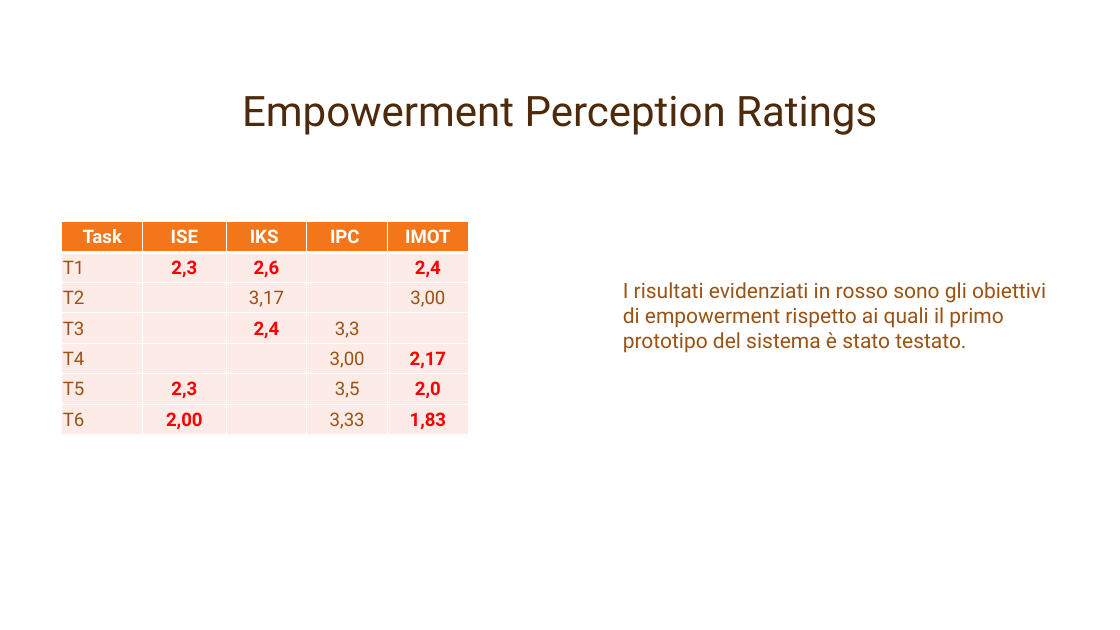
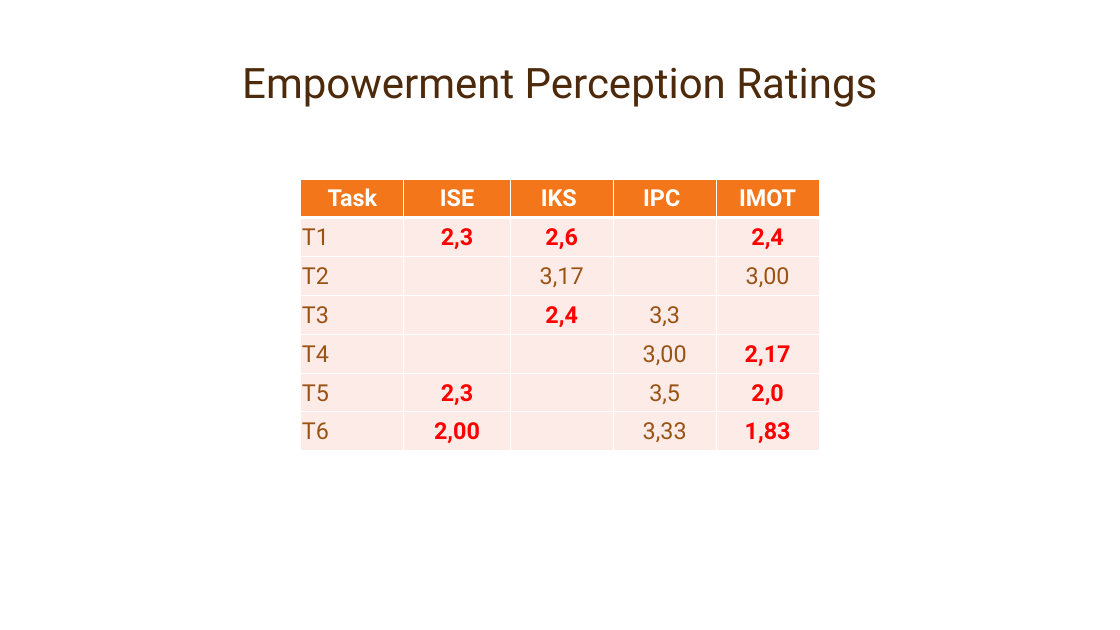
Before and after one commit to mcastellaneta/Recyclapp, a slide deck: slide 11 of Presentazione IUM/RecyclApp.pptx. Drawn at 1120x630 pixels with LibreOffice and Linux fonts; fonts in the diff are those of the drawing; background and template pictures are left out. Boxes give left, top, right and bottom in pixels: in the first picture for what was removed or moved away, otherwise in the second. Text is boxed around its words. In the diff, an @@ line names an element or a change of style, - is before the commit and + after.

```diff
--- a/Presentazione IUM/RecyclApp.pptx
+++ b/Presentazione IUM/RecyclApp.pptx
@@ title "Empowerment Perception Ratings": place and size @@
-title "Empowerment Perception Ratings" at (242, 95, 877, 135)
+title "Empowerment Perception Ratings" at (242, 67, 877, 107)
@@ table at (301, 179, 821, 451) @@
@@ size 16 to 20 pt @@
@@ table: place and size @@
-table at (62, 222, 468, 435)
+table at (301, 179, 821, 451)
@@ text removed at (623, 282, 1046, 353) @@
-I risultati evidenziati in rosso sono gli obiettivi di empowerment rispetto ai quali il primo prototipo del sistema è stato testato.
```
Also in this commit, not shown: 23 other slides changed.
